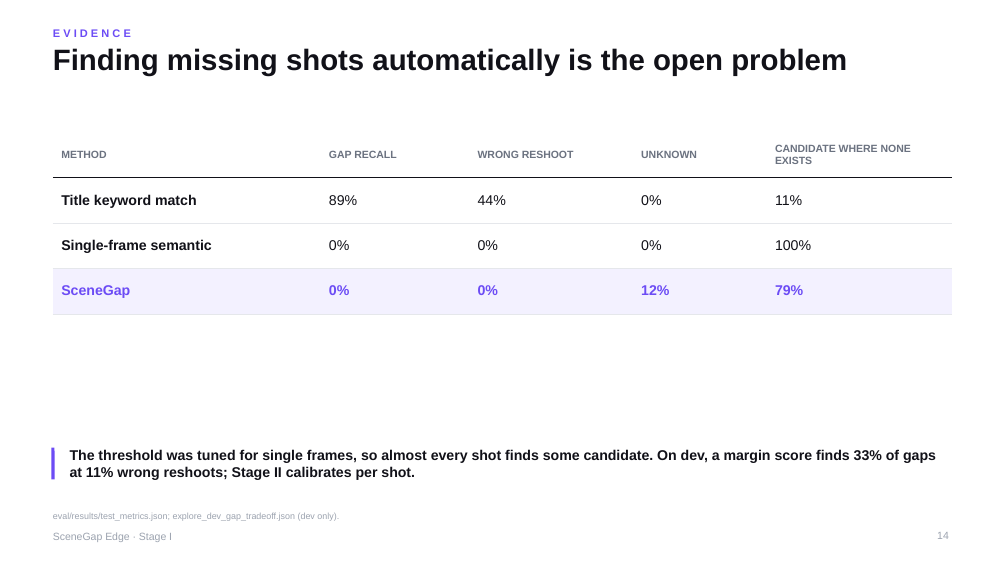
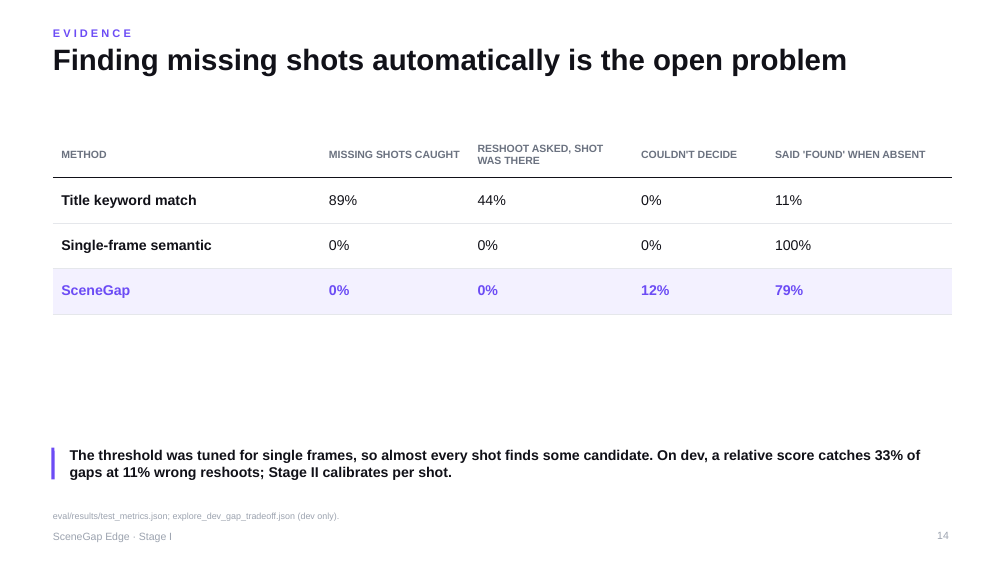
Before and after one commit to yu9bryan/scenegap-edge, a slide deck: slide 14 of docs/deck/SceneGapEdge_StageI_Proposal.pptx. Drawn at 1008x567 pixels with LibreOffice and Linux fonts; fonts in the diff are those of the drawing. Boxes give left, top, right and bottom in pixels: in the first picture for what was removed or moved away, otherwise in the second. Text is boxed around its words. In the diff, an @@ line names an element or a change of style, - is before the commit and + after.

```diff
--- a/docs/deck/SceneGapEdge_StageI_Proposal.pptx
+++ b/docs/deck/SceneGapEdge_StageI_Proposal.pptx
@@ table at (53,132,953,302) @@
-row 1: METHOD | GAP RECALL | WRONG RESHOOT | UNKNOWN | CANDIDATE WHERE NONE EXISTS
+row 1: METHOD | MISSING SHOTS CAUGHT | RESHOOT ASKED, SHOT WAS THERE | COULDN'T DECIDE | SAID 'FOUND' WHEN ABSENT
@@ text at (70,449,920,480): text changed @@
-The threshold was tuned for single frames, so almost every shot finds some candidate. On dev, a margin score finds 33% of gaps at 11% wrong reshoots; Stage II calibrates per shot.
+The threshold was tuned for single frames, so almost every shot finds some candidate. On dev, a relative score catches 33% of gaps at 11% wrong reshoots; Stage II calibrates per shot.
```
Also in this commit, not shown: 22 other slides changed, 1 slide added, 3 other files.
